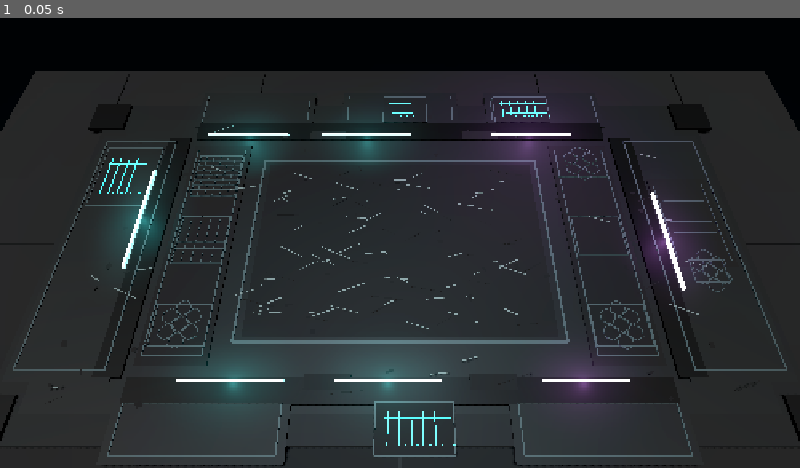
Above: before the commit, frame 1.
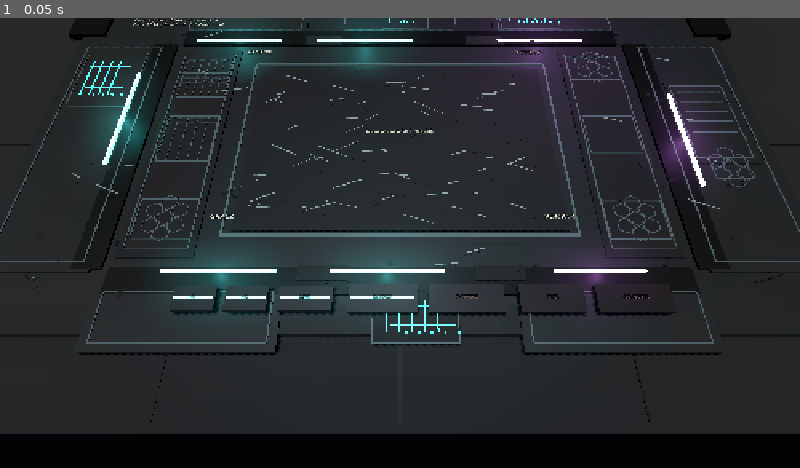
Above: after the commit, the same moment.

Repository: krychasto/debt-to-the-house
Game: Godot game, scene res://scenes/concept_table.tscn
The game is run twice, just before and just after one commit, with the same random seed, the same clock (stepped at 60 frames per second) and the same inputs.
Inputs:
- Up to frame 1 (0.05 s): no input

The runs differ from the first frame. In frame 1, 39% of the frame differs, in the area x 0-100%, y 0-100%.

Commit message:
feat: add playable blackjack layer to concept table

Diff:
--- a/debt-to-the-house/scripts/ui/concept_casino_table.gd
+++ b/debt-to-the-house/scripts/ui/concept_casino_table.gd
@@ -1,13 +1,30 @@
 extends Node3D
 class_name ConceptCasinoTable
 
+const DEFAULT_BET := 10
+const CARD_BACK_TEXTURE := preload("res://assets/ui/card_back.png")
+const CARD_FRONT_TEXTURE := preload("res://assets/ui/card_front.png")
 const TABLE_SIZE := Vector2(11.8, 6.6)
 const SURFACE_Y := 0.0
 const PANEL_Y := 0.045
 const DETAIL_Y := 0.088
 const NEON_Y := 0.115
+const CARD_SIZE := Vector2(0.68, 0.94)
+const CARD_Y := 0.19
+const CARD_SPACING := 0.56
 const CYAN := Color(0.25, 1.0, 1.0)
 const PURPLE := Color(0.82, 0.45, 1.0)
+
+var engine: BlackjackEngine = BlackjackEngine.new()
+var run_manager: RunManager = RunManager.new()
+var bet: int = DEFAULT_BET
+var dealer_cards_root: Node3D
+var player_cards_root: Node3D
+var status_label: Label3D
+var dealer_score_label: Label3D
+var player_score_label: Label3D
+var message_label: Label3D
+var buttons: Dictionary = {}
 
 var mat_floor: StandardMaterial3D
 var mat_base: StandardMaterial3D
@@ -23,6 +40,7 @@
 
 
 func _ready() -> void:
+	add_child(run_manager)
 	_build_materials()
 	_add_world()
 	_add_camera()
@@ -35,6 +53,8 @@
 	_add_slot_panels()
 	_add_corners_and_cutouts()
 	_add_wear()
+	_add_gameplay_layer()
+	_update_view()
 
 
 func _build_materials() -> void:
@@ -70,22 +90,15 @@
 
 
 func _add_camera() -> void:
-	var rig := ConceptCameraController.new()
-	rig.name = "CameraRig"
-	rig.yaw_degrees = 0.0
-	rig.pitch_degrees = -58.0
-	rig.distance = 8.7
-	add_child(rig)
-
 	var camera := Camera3D.new()
 	camera.name = "ConceptCamera"
 	camera.current = true
-	camera.fov = 48.0
+	camera.position = Vector3(0.0, 6.4, 5.9)
+	camera.rotation_degrees = Vector3(-58.0, 0.0, 0.0)
+	camera.fov = 46.0
 	camera.near = 0.05
 	camera.far = 80.0
-	rig.camera = camera
-	rig.add_child(camera)
-	rig.call_deferred("_update_camera")
+	add_child(camera)
 
 
 func _add_lights() -> void:
@@ -215,6 +228,321 @@
 	for index: int in range(42):
 		var scuff := _add_box("Scuff", Vector3(rng.randf_range(-5.2, 5.2), DETAIL_Y + 0.018, rng.randf_range(-3.0, 3.0)), Vector3(rng.randf_range(0.035, 0.12), 0.005, rng.randf_range(0.025, 0.090)), mat_wear_dark)
 		scuff.rotation_degrees.y = rng.randf_range(0.0, 180.0)
+
+
+func _add_gameplay_layer() -> void:
+	status_label = _create_table_label(Vector3(-4.95, 0.20, -2.90), 20)
+	status_label.horizontal_alignment = HORIZONTAL_ALIGNMENT_LEFT
+	add_child(status_label)
+
+	var dealer_title := _create_table_label(Vector3(-2.70, 0.20, -1.98), 21)
+	dealer_title.text = "KRUPIER"
+	dealer_title.horizontal_alignment = HORIZONTAL_ALIGNMENT_LEFT
+	add_child(dealer_title)
+
+	var player_title := _create_table_label(Vector3(-2.70, 0.20, 1.58), 21)
+	player_title.text = "GRACZ"
+	player_title.horizontal_alignment = HORIZONTAL_ALIGNMENT_LEFT
+	add_child(player_title)
+
+	dealer_score_label = _create_table_label(Vector3(2.55, 0.20, -1.98), 22)
+	dealer_score_label.horizontal_alignment = HORIZONTAL_ALIGNMENT_RIGHT
+	add_child(dealer_score_label)
+
+	player_score_label = _create_table_label(Vector3(2.55, 0.20, 1.58), 22)
+	player_score_label.horizontal_alignment = HORIZONTAL_ALIGNMENT_RIGHT
+	add_child(player_score_label)
+
+	message_label = _create_table_label(Vector3(0.0, 0.20, -0.08), 20)
+	message_label.text = "Ustaw stawkę i rozdaj."
+	add_child(message_label)
+
+	dealer_cards_root = Node3D.new()
+	dealer_cards_root.position = Vector3(0.0, CARD_Y, -1.28)
+	add_child(dealer_cards_root)
+
+	player_cards_root = Node3D.new()
+	player_cards_root.position = Vector3(0.0, CARD_Y, 1.18)
+	add_child(player_cards_root)
+
+	_add_button("bet_down", "-5", Vector3(-2.65, 0.20, 2.88), Vector2(0.55, 0.34))
+	_add_button("bet_up", "+5", Vector3(-1.98, 0.20, 2.88), Vector2(0.55, 0.34))
+	_add_button("max_bet", "MAX", Vector3(-1.22, 0.20, 2.88), Vector2(0.70, 0.34))
+	_add_button("deal", "ROZDAJ", Vector3(-0.22, 0.20, 2.88), Vector2(0.90, 0.38))
+	_add_button("hit", "DOBIERZ", Vector3(0.86, 0.20, 2.88), Vector2(0.98, 0.38))
+	_add_button("stand", "STÓJ", Vector3(1.96, 0.20, 2.88), Vector2(0.84, 0.38))
+	_add_button("retry", "OD NOWA", Vector3(3.02, 0.20, 2.88), Vector2(0.98, 0.38))
+
+
+func _add_button(action: String, text: String, position: Vector3, size: Vector2) -> void:
+	var root := Node3D.new()
+	root.name = "Button_%s" % action
+	root.position = position
+	add_child(root)
+
+	var base := MeshInstance3D.new()
+	var box := BoxMesh.new()
+	box.size = Vector3(size.x, 0.075, size.y)
+	base.mesh = box
+	base.position = Vector3.ZERO
+	base.material_override = _make_metal(Color(0.055, 0.030, 0.045), 0.18, 0.62)
+	root.add_child(base)
+
+	var glow := _add_box("ButtonGlow", position + Vector3(0.0, 0.052, 0.0), Vector3(size.x * 0.92, 0.018, 0.030), mat_cyan)
+	glow.cast_shadow = GeometryInstance3D.SHADOW_CASTING_SETTING_OFF
+
+	var area := Area3D.new()
+	var shape := CollisionShape3D.new()
+	var box_shape := BoxShape3D.new()
+	box_shape.size = Vector3(size.x, 0.22, size.y)
+	shape.shape = box_shape
+	area.add_child(shape)
+	area.input_event.connect(_on_button_input.bind(action))
+	root.add_child(area)
+
+	var label := _create_table_label(Vector3(0.0, 0.075, 0.0), 13)
+	label.text = text
+	root.add_child(label)
+
+	buttons[action] = {
+		"root": root,
+		"mesh": base,
+		"label": label,
+		"glow": glow,
+		"enabled": true,
+	}
+
+
+func _on_button_input(_camera: Node, event: InputEvent, _position: Vector3, _normal: Vector3, _shape_idx: int, action: String) -> void:
+	if event is InputEventMouseButton and event.pressed and event.button_index == MOUSE_BUTTON_LEFT:
+		if not buttons.get(action, {}).get("enabled", false):
+			return
+		_handle_action(action)
+
+
+func _handle_action(action: String) -> void:
+	match action:
+		"bet_down":
+			bet = clampi(bet - 5, 1, max(1, run_manager.money))
+		"bet_up":
+			bet = clampi(bet + 5, 1, max(1, run_manager.money))
+		"max_bet":
+			bet = max(1, run_manager.money)
+		"deal":
+			_start_hand()
+		"hit":
+			_hit()
+		"stand":
+			_stand()
+		"retry":
+			_retry()
+
+	_update_view()
+
+
+func _start_hand() -> void:
+	if not run_manager.start_hand(bet):
+		message_label.text = "Nie możesz zagrać z taką stawką."
+		return
+
+	engine.start_round(bet)
+	message_label.text = "Twój ruch."
+
+	var opening_result := engine.resolve_round() if _has_opening_blackjack() else ""
+	if opening_result != "":
+		_apply_round_result(opening_result)
+
+
+func _hit() -> void:
+	var result := engine.player_hit()
+	if result != "":
+		_apply_round_result(result)
+	else:
+		message_label.text = "Karta dobrana."
+
+
+func _stand() -> void:
+	var result := engine.player_stand()
+	if result != "":
+		_apply_round_result(result)
+
+
+func _retry() -> void:
+	run_manager.reset_run()
+	engine = BlackjackEngine.new()
+	bet = DEFAULT_BET
+	message_label.text = "Nowy run."
+
+
+func _has_opening_blackjack() -> bool:
+	return engine.player_hand.is_blackjack(engine.rules) or engine.dealer_hand.is_blackjack(engine.rules)
+
+
+func _apply_round_result(result: String) -> void:
+	var money_before := run_manager.money
+	var payout := run_manager.apply_result(result, engine.current_bet, engine.rules)
+	message_label.text = "%s $%d -> $%d" % [_get_result_text(result), money_before, run_manager.money]
+	if payout > 0:
+		message_label.text += " (+$%d)" % payout
+
+	if run_manager.is_stage_success():
+		message_label.text += " DŁUG SPŁACONY."
+	elif run_manager.is_game_over():
+		message_label.text += " KASYNO WYGRYWA."
+
+
+func _update_view() -> void:
+	status_label.text = "Debt to the House\nEtap %d | Kasa $%d | Stawka $%d\nDług $%d | Rozdania %d | Combo %s" % [
+		run_manager.stage,
+		run_manager.money,
+		bet,
+		run_manager.debt_target,
+		run_manager.hands_left,
+		run_manager.get_combo_display_text(),
+	]
+
+	var player_value := engine.player_hand.get_value(engine.rules) if not engine.player_hand.cards.is_empty() else 0
+	var dealer_value := engine.dealer_hand.get_value(engine.rules) if not engine.dealer_hand.cards.is_empty() else 0
+	player_score_label.text = "PUNKTY %d" % player_value if player_value > 0 else "PUNKTY -"
+	dealer_score_label.text = "PUNKTY ?" if engine.is_round_active and engine.dealer_hand.cards.size() > 1 else ("PUNKTY %d" % dealer_value if dealer_value > 0 else "PUNKTY -")
+
+	_render_cards(player_cards_root, engine.player_hand, false)
+	_render_cards(dealer_cards_root, engine.dealer_hand, engine.is_round_active)
+	_update_buttons()
+
+
+func _render_cards(root: Node3D, hand: Hand, hide_hole_card: bool) -> void:
+	for child: Node in root.get_children():
+		child.queue_free()
+
+	var count := hand.cards.size()
+	if count == 0:
+		return
+
+	var start_x := -((count - 1) * CARD_SPACING) * 0.5
+	for index: int in range(count):
+		var card := hand.cards[index]
+		var hidden := hide_hole_card and index == 1
+		var card_node := _create_card_3d(card, hidden)
+		card_node.position = Vector3(start_x + index * CARD_SPACING, index * 0.014, 0.0)
+		card_node.rotation_degrees = Vector3(0.0, randf_range(-2.4, 2.4), 0.0)
+		root.add_child(card_node)
+
+
+func _create_card_3d(card: CardData, hidden: bool) -> Node3D:
+	var root := Node3D.new()
+
+	var shadow := MeshInstance3D.new()
+	var shadow_mesh := PlaneMesh.new()
+	shadow_mesh.size = CARD_SIZE
+	shadow.mesh = shadow_mesh
+	shadow.position = Vector3(0.035, -0.012, 0.045)
+	shadow.material_override = _make_metal(Color(0.0, 0.0, 0.0, 0.46), 0.0, 0.94)
+	root.add_child(shadow)
+
+	var card_mesh := MeshInstance3D.new()
+	var plane := PlaneMesh.new()
+	plane.size = CARD_SIZE
+	card_mesh.mesh = plane
+	card_mesh.material_override = _make_texture_material(CARD_BACK_TEXTURE if hidden else CARD_FRONT_TEXTURE)
+	root.add_child(card_mesh)
+
+	if not hidden:
+		_add_card_labels(root, card)
+
+	return root
+
+
+func _add_card_labels(root: Node3D, card: CardData) -> void:
+	var suit := _get_suit_symbol(card.suit)
+	var color := _get_suit_color(card.suit)
+
+	var top := _create_table_label(Vector3(-0.22, 0.042, -0.30), 13)
+	top.text = "%s\n%s" % [card.rank, suit]
+	top.modulate = color
+	root.add_child(top)
+
+	var center := _create_table_label(Vector3(0.0, 0.048, 0.03), 31)
+	center.text = suit
+	center.modulate = color
+	root.add_child(center)
+
+
+func _update_buttons() -> void:
+	var stage_ready := run_manager.is_stage_success() and not engine.is_round_active
+	var game_over := run_manager.is_game_over() and not engine.is_round_active
+	_set_button_enabled("deal", not engine.is_round_active and not stage_ready and not game_over and run_manager.can_play_hand())
+	_set_button_enabled("hit", engine.is_round_active)
+	_set_button_enabled("stand", engine.is_round_active)
+	_set_button_enabled("retry", game_over)
+	_set_button_enabled("bet_down", not engine.is_round_active and not stage_ready and not game_over)
+	_set_button_enabled("bet_up", not engine.is_round_active and not stage_ready and not game_over)
+	_set_button_enabled("max_bet", not engine.is_round_active and not stage_ready and not game_over)
+
+
+func _set_button_enabled(action: String, enabled: bool) -> void:
+	if not buttons.has(action):
+		return
+
+	buttons[action]["enabled"] = enabled
+	var mesh := buttons[action]["mesh"] as MeshInstance3D
+	var label := buttons[action]["label"] as Label3D
+	var glow := buttons[action]["glow"] as MeshInstance3D
+	mesh.transparency = 0.0 if enabled else 0.48
+	label.modulate = Color(0.92, 1.0, 0.95) if enabled else Color(0.45, 0.43, 0.42)
+	glow.visible = enabled
+
+
+func _create_table_label(position: Vector3, font_size: int) -> Label3D:
+	var label := Label3D.new()
+	label.position = position
+	label.rotation_degrees = Vector3(-90.0, 0.0, 0.0)
+	label.billboard = BaseMaterial3D.BILLBOARD_DISABLED
+	label.font_size = font_size
+	label.modulate = Color(0.92, 0.94, 0.88)
+	label.outline_size = 6
+	label.outline_modulate = Color(0.01, 0.012, 0.014, 0.95)
+	label.horizontal_alignment = HORIZONTAL_ALIGNMENT_CENTER
+	label.vertical_alignment = VERTICAL_ALIGNMENT_CENTER
+	return label
+
+
+func _get_suit_color(suit: String) -> Color:
+	if suit == "Hearts" or suit == "Diamonds":
+		return Color(0.70, 0.03, 0.06)
+	return Color(0.04, 0.035, 0.03)
+
+
+func _get_suit_symbol(suit: String) -> String:
+	match suit:
+		"Spades":
+			return "♠"
+		"Hearts":
+			return "♥"
+		"Diamonds":
+			return "♦"
+		"Clubs":
+			return "♣"
+	return "?"
+
+
+func _get_result_text(result: String) -> String:
+	match result:
+		BlackjackResult.PLAYER_BLACKJACK:
+			return "Blackjack."
+		BlackjackResult.DEALER_BLACKJACK:
+			return "Blackjack krupiera."
+		BlackjackResult.PLAYER_WIN:
+			return "Wygrywasz."
+		BlackjackResult.DEALER_WIN:
+			return "Krupier wygrywa."
+		BlackjackResult.PUSH:
+			return "Remis."
+		BlackjackResult.PLAYER_BUST:
+			return "Przebijasz."
+		BlackjackResult.DEALER_BUST:
+			return "Krupier przebija."
+	return "Runda rozliczona."
 
 
 func _add_circuit_panel(center: Vector3, size: Vector2, complexity: int) -> void:
@@ -318,3 +646,11 @@
 	material.emission_energy_multiplier = energy
 	material.roughness = 0.38
 	return material
+
+
+func _make_texture_material(texture: Texture2D) -> StandardMaterial3D:
+	var material := StandardMaterial3D.new()
+	material.albedo_texture = texture
+	material.roughness = 0.70
+	material.metallic = 0.0
+	return material
